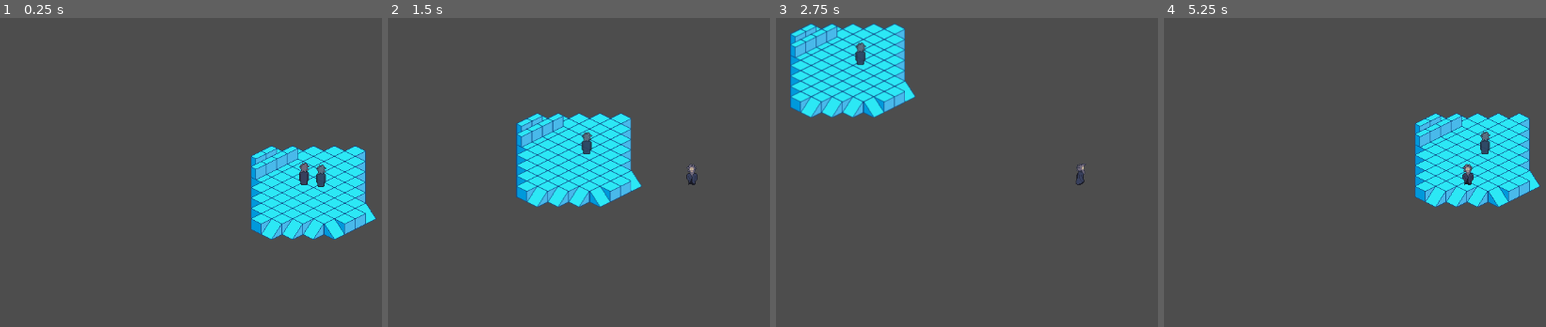
Above: before the commit, frames 1-4 (left to right).
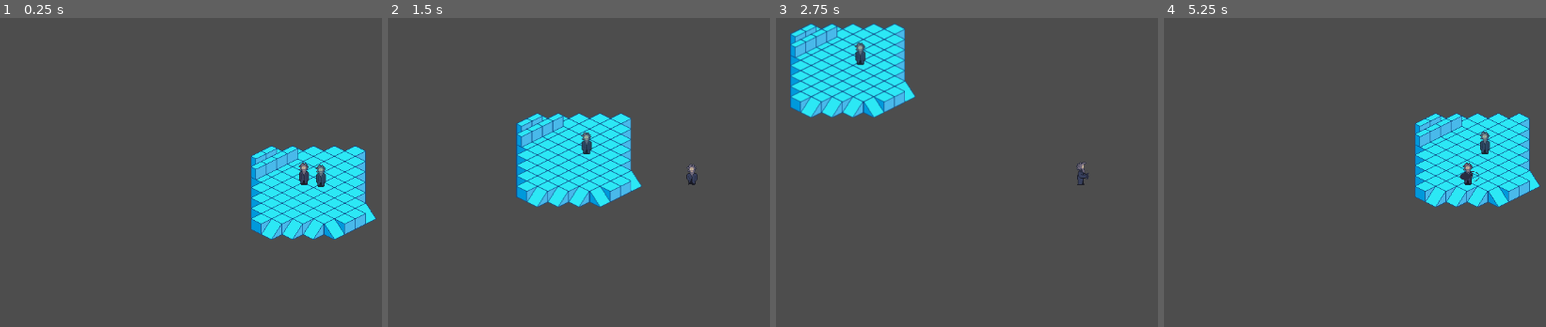
Above: after the commit, the same moments.

Repository: seanj29/LostEchoes
Game: Godot game, scene res://Scenes/Main.tscn
The game is run twice, just before and just after one commit, with the same random seed, the same clock (stepped at 60 frames per second) and the same inputs.
Inputs:
- Up to frame 1 (0.25 s): no input
- Up to frame 2 (1.5 s): tap Enter at 0.5 s; hold Right (Right) 0.53-1.28 s; tap Space (Attack) at 0.6, 1.35 s; hold Down (Down) from 1.28 s (still down)
- Up to frame 3 (2.75 s): release Down (Down) at 2.03 s; hold Right (Right) from 2.03 s (still down); tap Space (Attack) at 2.1 s
- Up to frame 4 (5.25 s): release Right (Right) at 2.78 s; hold Up (Up) 2.78-3.53 s; tap Space (Attack) every 0.75 s from 2.85 to 5.1 s; hold Left (Left) 3.53-5.03 s; hold Down (Down) from 5.03 s (still down)

The runs differ from the first frame. In frame 1, 0.1% of the frame differs, in the area x 78-86%, y 46-55%; in frame 2, less than 0.1%; in frame 3, 0.1%; in frame 4, 0.2%, in the area x 77-86%, y 36-55%.

Commit message:
fuck it idk

Diff:
--- a/Resources/PlayerAnims.tres
+++ b/Resources/PlayerAnims.tres
@@ -601,7 +601,7 @@
 }],
 "loop": false,
 "name": &"Attack_E",
-"speed": 5.0
+"speed": 7.0
 }, {
 "frames": [{
 "duration": 1.0,
@@ -624,7 +624,7 @@
 }],
 "loop": false,
 "name": &"Attack_N",
-"speed": 5.0
+"speed": 7.0
 }, {
 "frames": [{
 "duration": 1.0,
@@ -647,7 +647,7 @@
 }],
 "loop": false,
 "name": &"Attack_NE",
-"speed": 5.0
+"speed": 7.0
 }, {
 "frames": [{
 "duration": 1.0,
@@ -670,7 +670,7 @@
 }],
 "loop": false,
 "name": &"Attack_NW",
-"speed": 5.0
+"speed": 7.0
 }, {
 "frames": [{
 "duration": 1.0,
@@ -693,7 +693,7 @@
 }],
 "loop": false,
 "name": &"Attack_S",
-"speed": 5.0
+"speed": 7.0
 }, {
 "frames": [{
 "duration": 1.0,
@@ -716,7 +716,7 @@
 }],
 "loop": false,
 "name": &"Attack_SE",
-"speed": 5.0
+"speed": 7.0
 }, {
 "frames": [{
 "duration": 1.0,
@@ -739,7 +739,7 @@
 }],
 "loop": false,
 "name": &"Attack_SW",
-"speed": 5.0
+"speed": 7.0
 }, {
 "frames": [{
 "duration": 1.0,
@@ -762,7 +762,7 @@
 }],
 "loop": false,
 "name": &"Attack_W",
-"speed": 5.0
+"speed": 7.0
 }, {
 "frames": [{
 "duration": 1.0,
--- a/Scenes/PlayerCharacter.tscn
+++ b/Scenes/PlayerCharacter.tscn
@@ -16,7 +16,7 @@
 
 [node name="Sprite" type="AnimatedSprite2D" parent="."]
 sprite_frames = ExtResource("3_u33lu")
-animation = &"Idle_S"
+animation = &"Idle_E"
 script = ExtResource("4_5v3hj")
 
 [node name="CollisionShape2D" type="CollisionShape2D" parent="."]
--- a/Scripts/PlayerScripts/PlayerAnims.gd
+++ b/Scripts/PlayerScripts/PlayerAnims.gd
@@ -7,7 +7,7 @@
 
 ## The current direction the sprite is facing. [br]
 ## if it it is given a default, then the Sprite will start in that direction.
-var current_direction: Direction
+var current_direction: Direction = Direction.S
 
 ## Following consts are added to be able to use in switch case statements.
 var VectorNE := (Vector2.UP + Vector2.RIGHT).normalized()
@@ -15,6 +15,29 @@
 var VectorSE := (Vector2.DOWN + Vector2.RIGHT).normalized()
 var VectorSW := (Vector2.DOWN + Vector2.LEFT).normalized()
 
+
+func play_attack():
+
+	match current_direction:
+		Direction.N:
+			play("Attack_N")
+		Direction.NE:
+			play("Attack_NE")
+		Direction.E:
+			play("Attack_E")
+		Direction.SE:
+			play("Attack_SE")
+		Direction.W:
+			play("Attack_W")
+		Direction.NW:
+			play("Attack_NW")
+		Direction.S:
+			play("Attack_S")
+		Direction.SW:
+			play("Attack_SW")
+
+		_:
+			print("for me, impossible")
 
 ## Play the relevant walk animation for a sprite.[br]
 ## [param dir] is the current direction the body is intending to go in, in Vector2 format.
@@ -90,3 +113,15 @@
 			return Direction.S
 		VectorSW:
 			return Direction.SW
+
+
+func anim_picker(dir: Vector2):
+
+	if self.animation.begins_with("Attack"):
+		await self.animation_finished
+
+	if dir:
+		current_direction = _calc_direction(dir)
+		play_walk(dir)
+	else:
+		play_idle()
--- a/Scripts/PlayerScripts/PlayerMovement.gd
+++ b/Scripts/PlayerScripts/PlayerMovement.gd
@@ -22,15 +22,17 @@
 
 func _physics_process(_delta):
 
+	if Input.is_action_just_pressed("Attack"):
+		animated_sprite.play_attack()
+
 	var direction = Input.get_vector("Left", "Right", "Up", "Down")
+
 	if direction:
 		velocity = direction * SPEED
-		animated_sprite.play_walk(direction)
 	else:
 		velocity = Vector2.ZERO
-		if not animated_sprite.animation.begins_with("Attack"):
-			animated_sprite.play_idle()
 
+	animated_sprite.anim_picker(direction)
 
 	move_and_slide()
 
@@ -38,12 +40,11 @@
 func _unhandled_key_input(event: InputEvent):
 
 	record_input(event)
-
-
 	if event.is_action_pressed("Save"):
 		Level.save(CurrentReplayResource)
 	if event.is_action_pressed("Delete"):
 		Level.delete_all()
+
 
 
 ## internal function to record the state of any actions taken by the player this frame, and pass it into the level save.
